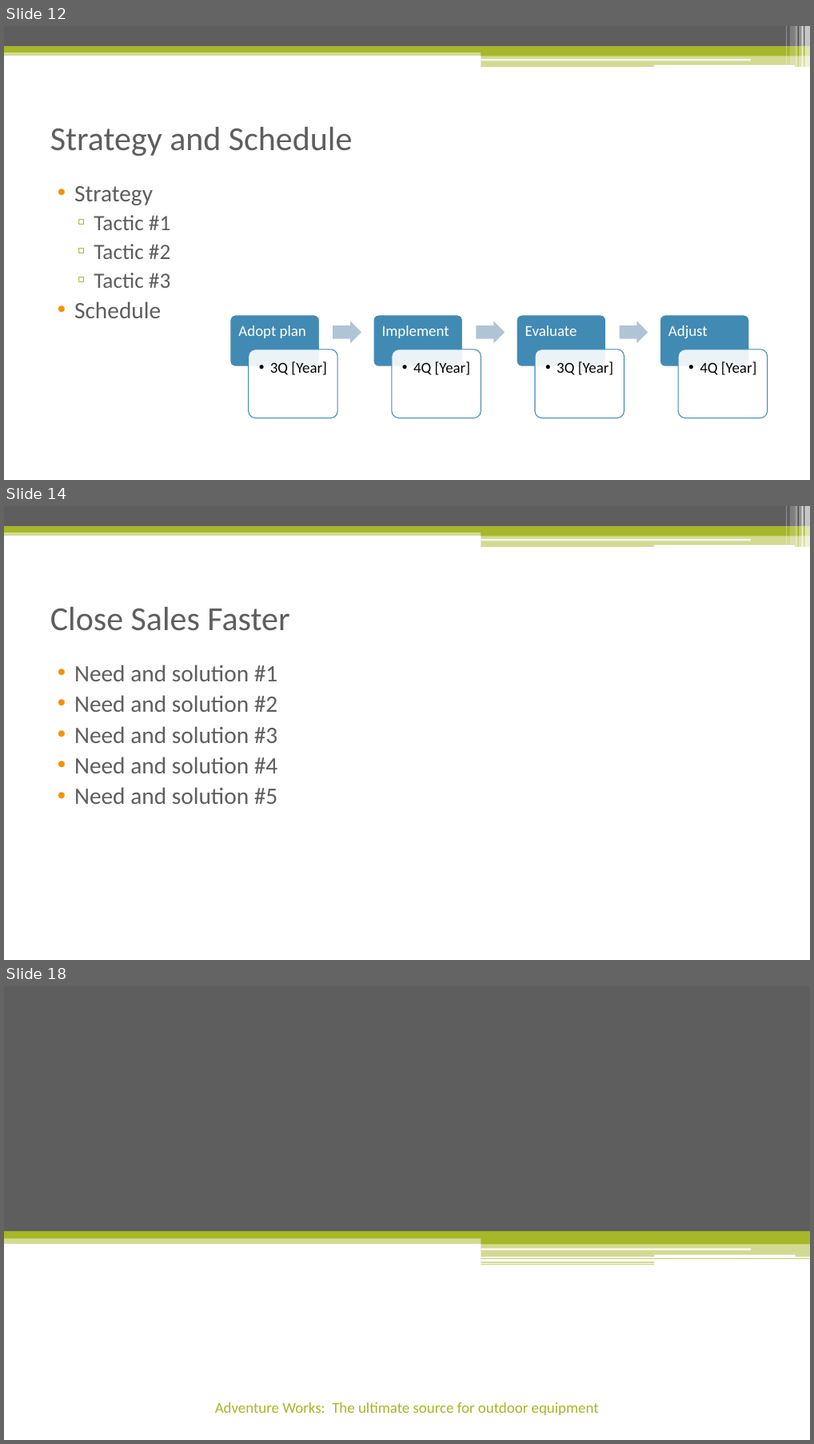
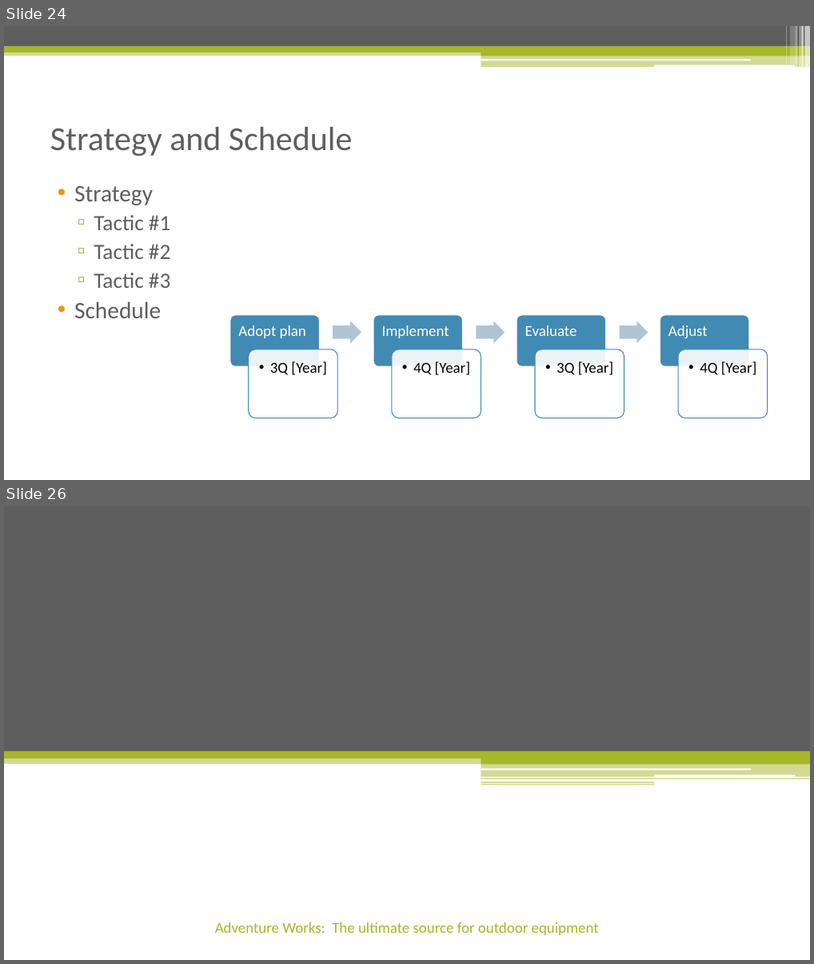
Before and after one commit to isacra/isacradoctoralstuffs, a slide deck: Apresentacoes/Redes Neurais Convolucionais.pptx. Shown one above the other, each under a label of ours: slides 12, 14 and 18 before the commit, slides 24 and 26 after it; the slides between them are not shown. The pictures are 814x1444 and 814x964 pixels, drawn with LibreOffice and Linux fonts; fonts in the diff are those of the drawing. Boxes give left, top, right and bottom in pixels: in the first picture for what was removed or moved away, otherwise in the second. Text is boxed around its words. In the diff, an @@ line names an element or a change of style, - is before the commit and + after.

```diff
--- a/Apresentacoes/Redes Neurais Convolucionais.pptx
+++ b/Apresentacoes/Redes Neurais Convolucionais.pptx
@@ slide 14 removed at (x1=4, y1=506, x2=810, y2=960), background #FFFFFF; not listed: 13 template elements that a slide beside it also shows @@
@@ title removed at (x1=50, y1=607, x2=290, y2=631) @@
-Close Sales Faster
@@ text removed at (x1=74, y1=664, x2=278, y2=804) @@
-• Need and solution #1
-• Need and solution #2
-• Need and solution #3
-• Need and solution #4
-• Need and solution #5
@@ what was slide 12 is now slide 24 @@
@@ what was slide 18 is now slide 26 @@
```
Also in this commit, not shown: 1 slide changed, 16 slides added, 7 other slides removed.
